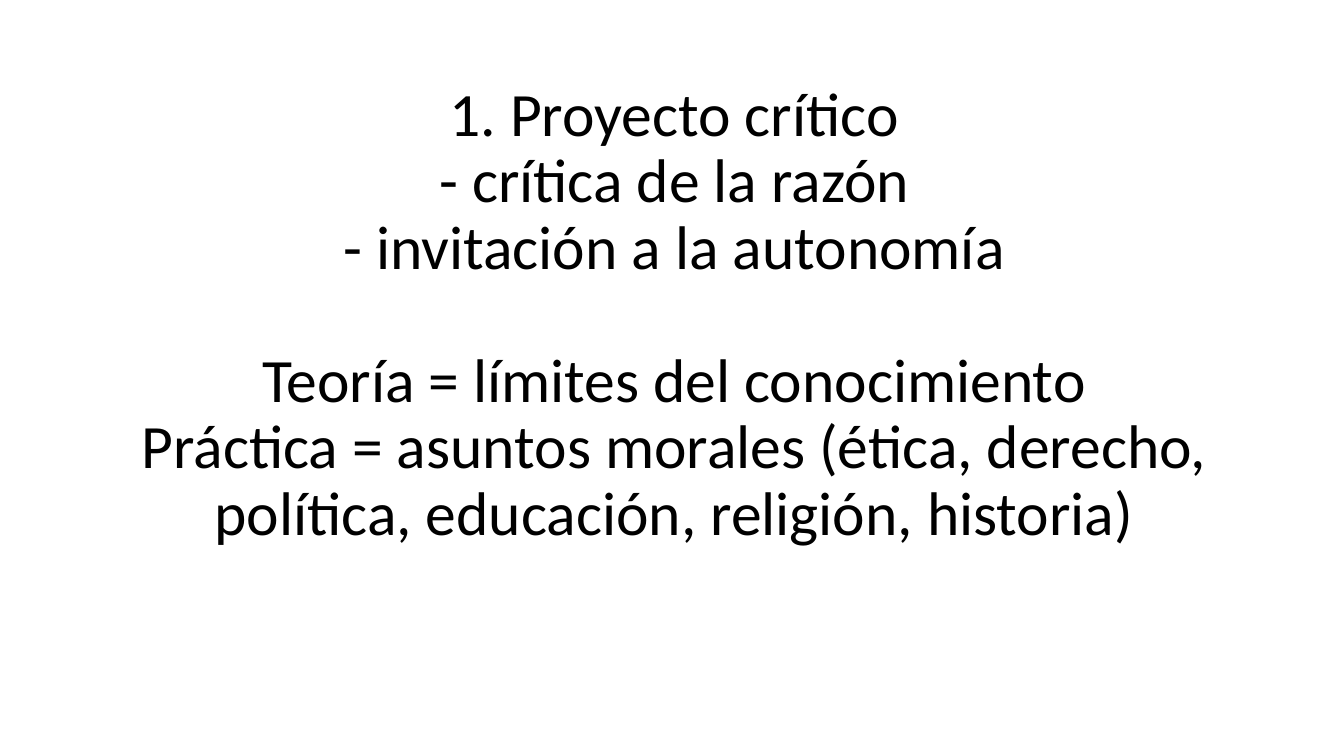
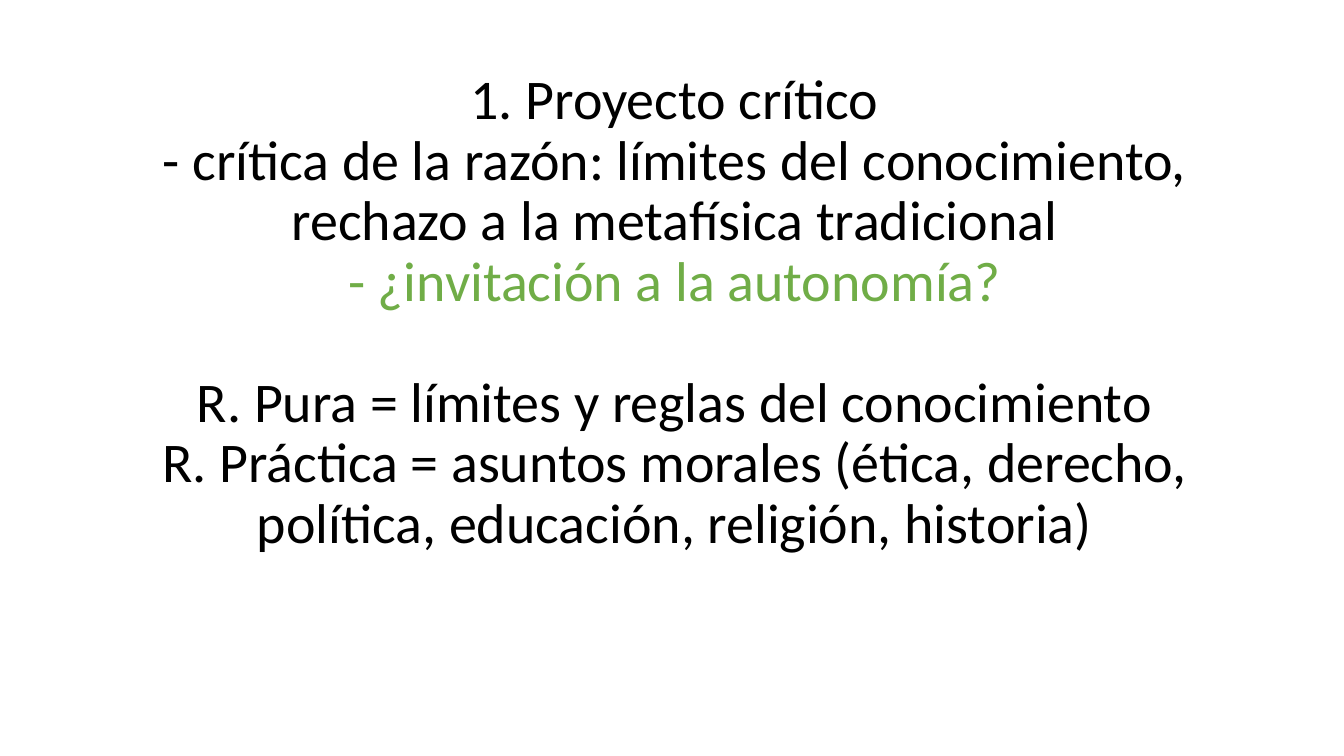
Before and after one commit to zaboltar/zaboltar.github.io, a slide deck: slide 6 of assets uarm/2024 1/metodosInvestigacion/expo tesis 2024.pptx. Drawn at 1344x756 pixels with LibreOffice and Linux fonts; fonts in the diff are those of the drawing. Boxes give left, top, right and bottom in pixels: in the first picture for what was removed or moved away, otherwise in the second. Text is boxed around its words. In the diff, an @@ line names an element or a change of style, - is before the commit and + after.

```diff
--- a/assets uarm/2024 1/metodosInvestigacion/expo tesis 2024.pptx
+++ b/assets uarm/2024 1/metodosInvestigacion/expo tesis 2024.pptx
@@ title at (162, 83, 1186, 553): text changed; size 44 to 40 pt @@
-1. Proyecto crítico
-- crítica de la razón
-- invitación a la autonomía
-Teoría = límites del conocimiento
-Práctica = asuntos morales (ética, derecho, política, educación, religión, historia)
+1. Proyecto crítico
+- crítica de la razón: límites del conocimiento, rechazo a la metafísica tradicional
+- ¿invitación a la autonomía?
+R. Pura = límites y reglas del conocimiento
+R. Práctica = asuntos morales (ética, derecho, política, educación, religión, historia)
```
Also in this commit, not shown: 3 other slides changed, 3 slides added, 7 other files.
